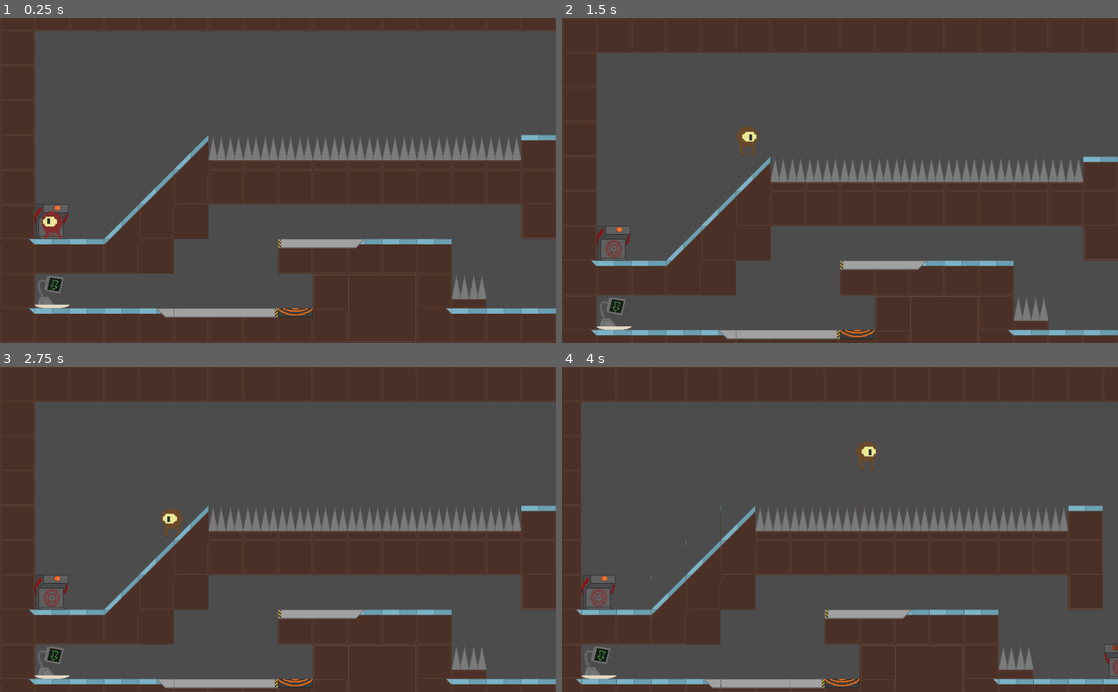
Above: before the commit, frames 1-4 (two rows, left to right).
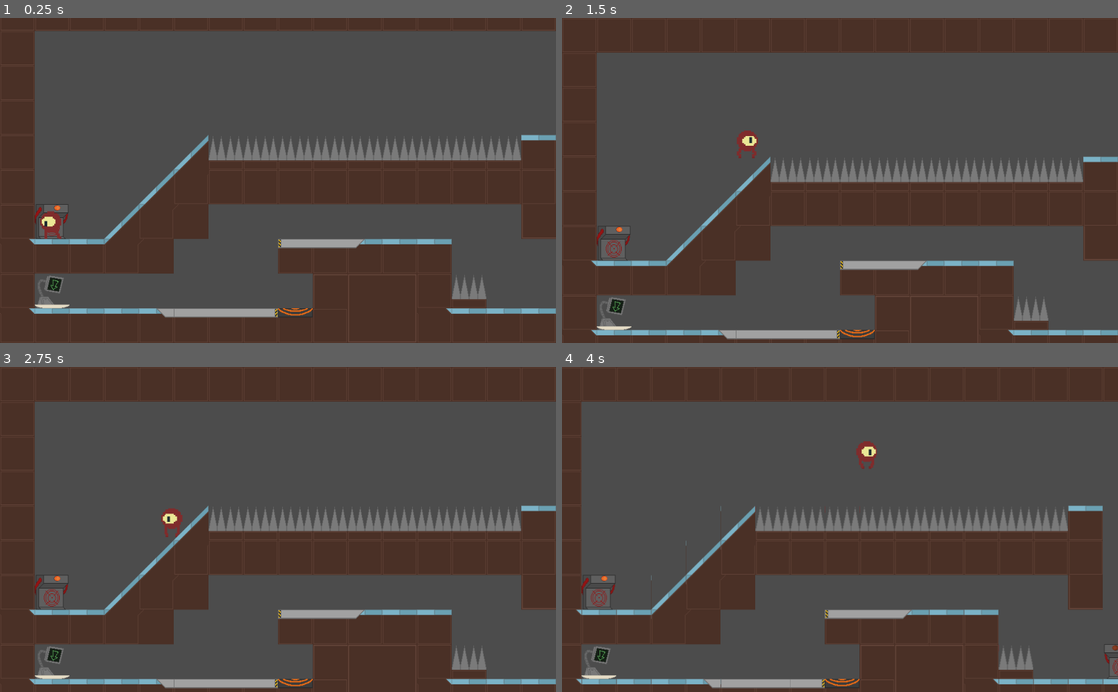
Above: after the commit, the same moments.

Repository: SomeSortOfSam/MeatballMayhem
Game: Godot game, scene res://Levels/Level01.tscn
The game is run twice, just before and just after one commit, with the same random seed, the same clock (stepped at 60 frames per second) and the same inputs.
Inputs:
- Up to frame 1 (0.25 s): no input
- Up to frame 2 (1.5 s): tap Enter at 0.5 s; hold Right (ui_right) from 0.53 s (still down); tap Up (ui_up) at 0.6, 0.77, 1.07, 1.35 s
- Up to frame 3 (2.75 s): tap Up (ui_up) at 1.52, 1.82, 2.1 s; release Right (ui_right) at 2.03 s; hold Left (ui_left) from 2.03 s (still down)
- Up to frame 4 (4 s): release Left (ui_left) at 2.78 s; hold Right (ui_right) from 2.78 s (still down); tap Up (ui_up) at 2.85, 3.02, 3.32, 3.6, 3.77 s

The runs differ from the first frame. In frame 1, less than 0.1% of the frame differs, in the area x 7-12%, y 59-68%; in frame 2, 0.2%, in the area x 31-36%, y 33-44%; in frame 3, 0.1%; in frame 4, 0.1%.

Commit message:
Kebab Fix

Diff:
--- a/Meatball/Meatball.gd
+++ b/Meatball/Meatball.gd
@@ -31,7 +31,7 @@
 
 	sprite.flip_h = velocity.x <= 0
 
-func fall(_jump):
+func fall():
 	animate("Midair")
 	sprite.disconnect("animation_finished", $".", "fall")
 
@@ -44,6 +44,7 @@
 
 
 func dead():
+	sprite.disconnect("animation_finished", $".", "dead")
 	emit_signal("death")
 	#Checkpoint should free node - remote transform dies before we can get to it otherwise
 	#queue_free()
--- a/Meatball/Meatball.tscn
+++ b/Meatball/Meatball.tscn
@@ -20,6 +20,54 @@
 [ext_resource path="res://Meatball/Cooked/KebabSplat_1.png" type="Texture" id=18]
 [ext_resource path="res://Meatball/Uncooked/KebabSplat.png" type="Texture" id=19]
 
+[sub_resource type="AtlasTexture" id=63]
+atlas = ExtResource( 13 )
+region = Rect2( 0, 0, 25, 25 )
+
+[sub_resource type="AtlasTexture" id=64]
+atlas = ExtResource( 13 )
+region = Rect2( 25, 0, 25, 25 )
+
+[sub_resource type="AtlasTexture" id=65]
+atlas = ExtResource( 13 )
+region = Rect2( 0, 25, 25, 25 )
+
+[sub_resource type="AtlasTexture" id=66]
+atlas = ExtResource( 13 )
+region = Rect2( 25, 25, 25, 25 )
+
+[sub_resource type="AtlasTexture" id=67]
+atlas = ExtResource( 13 )
+region = Rect2( 0, 50, 25, 25 )
+
+[sub_resource type="AtlasTexture" id=68]
+atlas = ExtResource( 13 )
+region = Rect2( 25, 50, 25, 25 )
+
+[sub_resource type="AtlasTexture" id=21]
+atlas = ExtResource( 3 )
+region = Rect2( 0, 0, 25, 25 )
+
+[sub_resource type="AtlasTexture" id=22]
+atlas = ExtResource( 3 )
+region = Rect2( 25, 0, 25, 25 )
+
+[sub_resource type="AtlasTexture" id=23]
+atlas = ExtResource( 3 )
+region = Rect2( 0, 25, 25, 25 )
+
+[sub_resource type="AtlasTexture" id=24]
+atlas = ExtResource( 3 )
+region = Rect2( 25, 25, 25, 25 )
+
+[sub_resource type="AtlasTexture" id=25]
+atlas = ExtResource( 3 )
+region = Rect2( 0, 50, 25, 25 )
+
+[sub_resource type="AtlasTexture" id=26]
+atlas = ExtResource( 3 )
+region = Rect2( 25, 50, 25, 25 )
+
 [sub_resource type="AtlasTexture" id=73]
 atlas = ExtResource( 8 )
 region = Rect2( 0, 0, 25, 25 )
@@ -256,30 +304,6 @@
 atlas = ExtResource( 14 )
 region = Rect2( 75, 100, 25, 25 )
 
-[sub_resource type="AtlasTexture" id=21]
-atlas = ExtResource( 3 )
-region = Rect2( 0, 0, 25, 25 )
-
-[sub_resource type="AtlasTexture" id=22]
-atlas = ExtResource( 3 )
-region = Rect2( 25, 0, 25, 25 )
-
-[sub_resource type="AtlasTexture" id=23]
-atlas = ExtResource( 3 )
-region = Rect2( 0, 25, 25, 25 )
-
-[sub_resource type="AtlasTexture" id=24]
-atlas = ExtResource( 3 )
-region = Rect2( 25, 25, 25, 25 )
-
-[sub_resource type="AtlasTexture" id=25]
-atlas = ExtResource( 3 )
-region = Rect2( 0, 50, 25, 25 )
-
-[sub_resource type="AtlasTexture" id=26]
-atlas = ExtResource( 3 )
-region = Rect2( 25, 50, 25, 25 )
-
 [sub_resource type="AtlasTexture" id=104]
 atlas = ExtResource( 9 )
 region = Rect2( 0, 0, 25, 25 )
@@ -528,30 +552,6 @@
 atlas = ExtResource( 5 )
 region = Rect2( 25, 75, 25, 25 )
 
-[sub_resource type="AtlasTexture" id=63]
-atlas = ExtResource( 13 )
-region = Rect2( 0, 0, 25, 25 )
-
-[sub_resource type="AtlasTexture" id=64]
-atlas = ExtResource( 13 )
-region = Rect2( 25, 0, 25, 25 )
-
-[sub_resource type="AtlasTexture" id=65]
-atlas = ExtResource( 13 )
-region = Rect2( 0, 25, 25, 25 )
-
-[sub_resource type="AtlasTexture" id=66]
-atlas = ExtResource( 13 )
-region = Rect2( 25, 25, 25, 25 )
-
-[sub_resource type="AtlasTexture" id=67]
-atlas = ExtResource( 13 )
-region = Rect2( 0, 50, 25, 25 )
-
-[sub_resource type="AtlasTexture" id=68]
-atlas = ExtResource( 13 )
-region = Rect2( 25, 50, 25, 25 )
-
 [sub_resource type="AtlasTexture" id=130]
 atlas = ExtResource( 7 )
 region = Rect2( 0, 0, 25, 25 )
@@ -762,6 +762,16 @@
 
 [sub_resource type="SpriteFrames" id=71]
 animations = [ {
+"frames": [ SubResource( 63 ), SubResource( 64 ), SubResource( 65 ), SubResource( 66 ), SubResource( 67 ), SubResource( 68 ) ],
+"loop": false,
+"name": "Jump_Cooked",
+"speed": 12.0
+}, {
+"frames": [ SubResource( 21 ), SubResource( 22 ), SubResource( 23 ), SubResource( 24 ), SubResource( 25 ), SubResource( 26 ) ],
+"loop": false,
+"name": "Jump_Uncooked",
+"speed": 12.0
+}, {
 "frames": [ SubResource( 73 ), SubResource( 74 ), SubResource( 75 ), SubResource( 76 ), SubResource( 77 ), SubResource( …(236 unchanged characters)…
 "loop": false,
 "name": "Respawn_Deluxe_Uncooked",
@@ -787,11 +797,6 @@
 "name": "Idel_Cooked",
 "speed": 12.0
 }, {
-"frames": [ SubResource( 21 ), SubResource( 22 ), SubResource( 23 ), SubResource( 24 ), SubResource( 25 ), SubResource( 26 ) ],
-"loop": false,
-"name": "Jump_Cooked",
-"speed": 12.0
-}, {
 "frames": [ SubResource( 104 ), SubResource( 105 ), SubResource( 106 ), SubResource( 107 ), SubResource( 108 ), SubReso …(234 unchanged characters)…
 "loop": false,
 "name": "Death_Saw_Uncooked",
@@ -815,11 +820,6 @@
 "frames": [ SubResource( 49 ), SubResource( 50 ), SubResource( 51 ), SubResource( 52 ), SubResource( 53 ), SubResource( 54 ), SubResource( 55 ), SubResource( 56 ), SubResource( 57 ), SubResource( 58 ), SubResource( 59 ), SubResource( 60 ), SubResource( 61 ), SubResource( 62 ) ],
 "loop": false,
 "name": "Respawn_Uncooked",
-"speed": 12.0
-}, {
-"frames": [ SubResource( 63 ), SubResource( 64 ), SubResource( 65 ), SubResource( 66 ), SubResource( 67 ), SubResource( 68 ) ],
-"loop": false,
-"name": "Jump_Uncooked",
 "speed": 12.0
 }, {
 "frames": [ SubResource( 130 ), SubResource( 131 ), SubResource( 132 ), SubResource( 133 ) ],
@@ -867,7 +867,7 @@
 scale = Vector2( 2.56, 2.56 )
 frames = SubResource( 71 )
 animation = "Idel_Uncooked"
-frame = 12
+frame = 9
 playing = true
 
 [node name="CollisionShape2D" type="CollisionShape2D" parent="."]
--- a/Tiles/Kebab.gd
+++ b/Tiles/Kebab.gd
@@ -36,4 +36,7 @@
 func _on_Hurtbox_body_entered(body):
 	cooked.push_back(body.cooked)
 	body.kill("Kebab")
+	body.sprite.connect("animation_finished", $".", "extend_kebab")
+
+func extend_kebab():
 	set_collision_boxes(skewered + 1)
--- a/Tiles/TileMap.gd
+++ b/Tiles/TileMap.gd
@@ -75,17 +75,6 @@
 		rotation += PI/2
 	return rotation
 
-func get_cell_rotationV(cell):
-	if is_cell_transposed(cell.x, cell.y) && is_cell_x_flipped(cell.x,cell.y):
-		return Vector2.LEFT
-	elif is_cell_x_flipped(cell.x,cell.y) && is_cell_y_flipped(cell.x,cell.y):
-		return Vector2.DOWN
-	elif is_cell_transposed(cell.x,cell.y) && is_cell_y_flipped(cell.x,cell.y):
-		return Vector2.RIGHT
-	elif !is_cell_y_flipped(cell.x,cell.y) && !is_cell_x_flipped(cell.x,cell.y):
-		return Vector2.UP
-	else:
-		return Vector2.ZERO
 
 func replace_tiles_with_length_value(headId, headNode, limbId):
 	var nodes = replace_tiles(headId, headNode, true)
@@ -96,7 +85,6 @@
 		node.tileRange = 0
 		pos += direction
 		while get_cellv(pos) == limbId:
-			print(str(pos) + " + " + str(direction) + " has " + tile_set.tile_get_name(get_cellv(pos+ direction)))
 			node.tileRange += 1
 			markers.push_back(pos)
 			pos += direction
